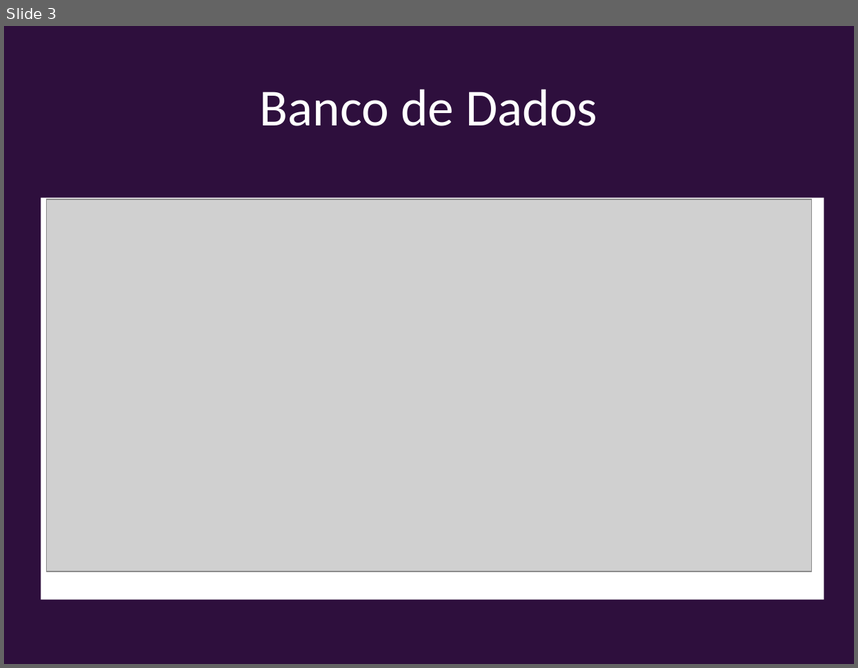
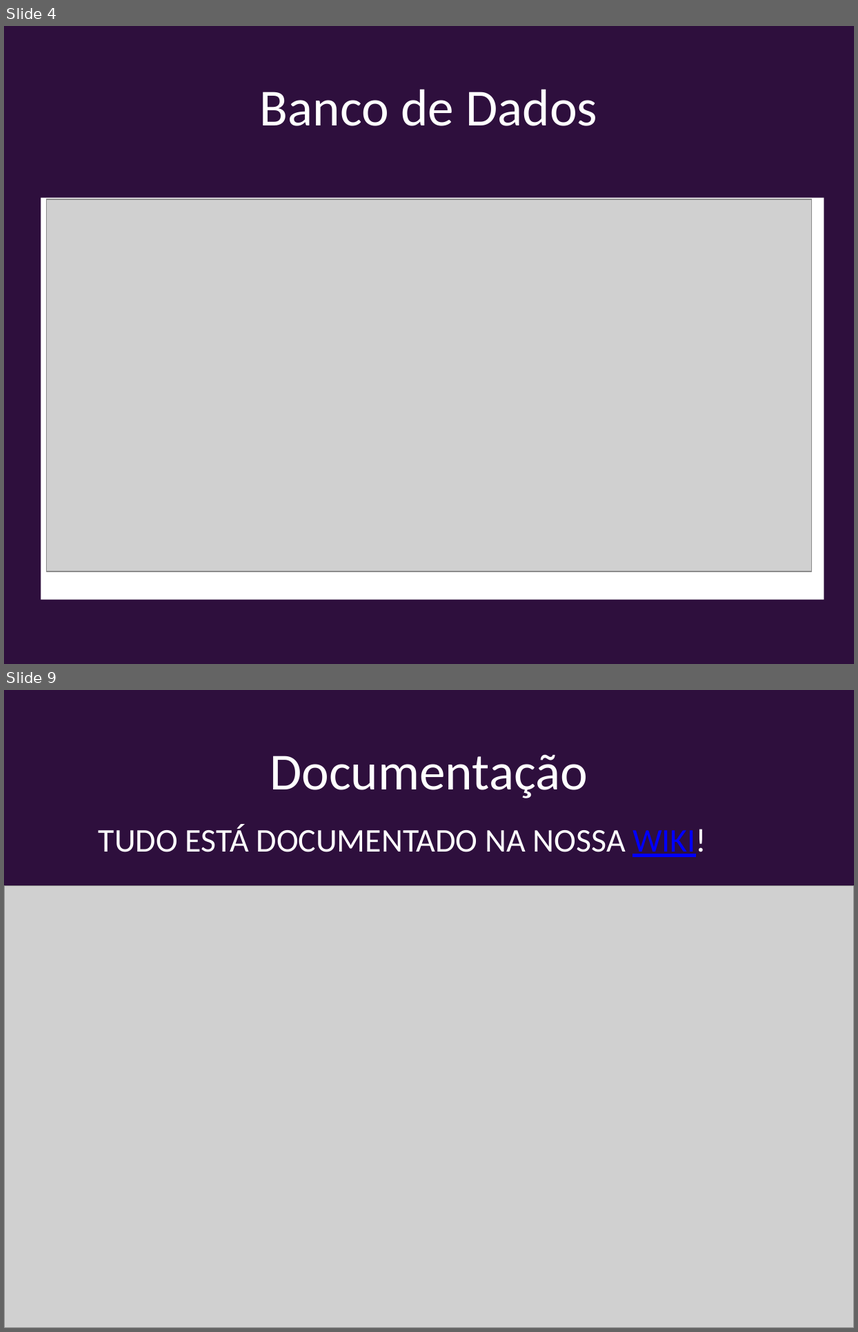
Before and after one commit to MarcDevGuy127/cinema, a slide deck: Slides.pptx. Shown one above the other, each under a label of ours: slide 3 before the commit, slides 4 and 9 after it; the slides between them are not shown. The pictures are 858x668 and 858x1332 pixels, drawn with LibreOffice and Linux fonts; fonts in the diff are those of the drawing; grey boxes stand for pictures. Boxes give left, top, right and bottom in pixels: in the first picture for what was removed or moved away, otherwise in the second. Text is boxed around its words. In the diff, an @@ line names an element or a change of style, - is before the commit and + after.

```diff
--- a/Slides.pptx
+++ b/Slides.pptx
@@ slide 9 added at [4, 690, 854, 1328], background #2E0F3D @@
@@ title added at [270, 754, 588, 798], 44 pt, text #FFFFFF @@
+Documentação
@@ text added at [99, 824, 706, 857], 28 pt, text #FFFFFF @@
+  TUDO ESTÁ DOCUMENTADO NA NOSSA WIKI!
@@ picture added at [4, 885, 854, 1328] @@
@@ what was slide 3 is now slide 4 @@
```
Also in this commit, not shown: 2 slides changed, 6 other slides added, 1 slide removed.
